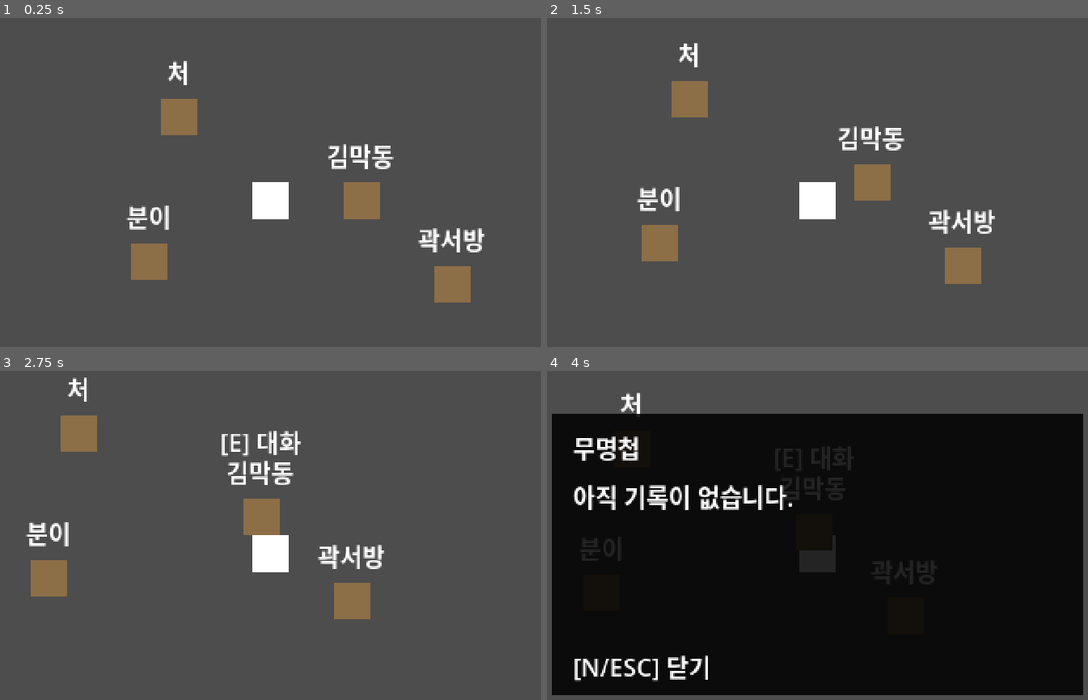
Above: before the commit, frames 1-4 (two rows, left to right).
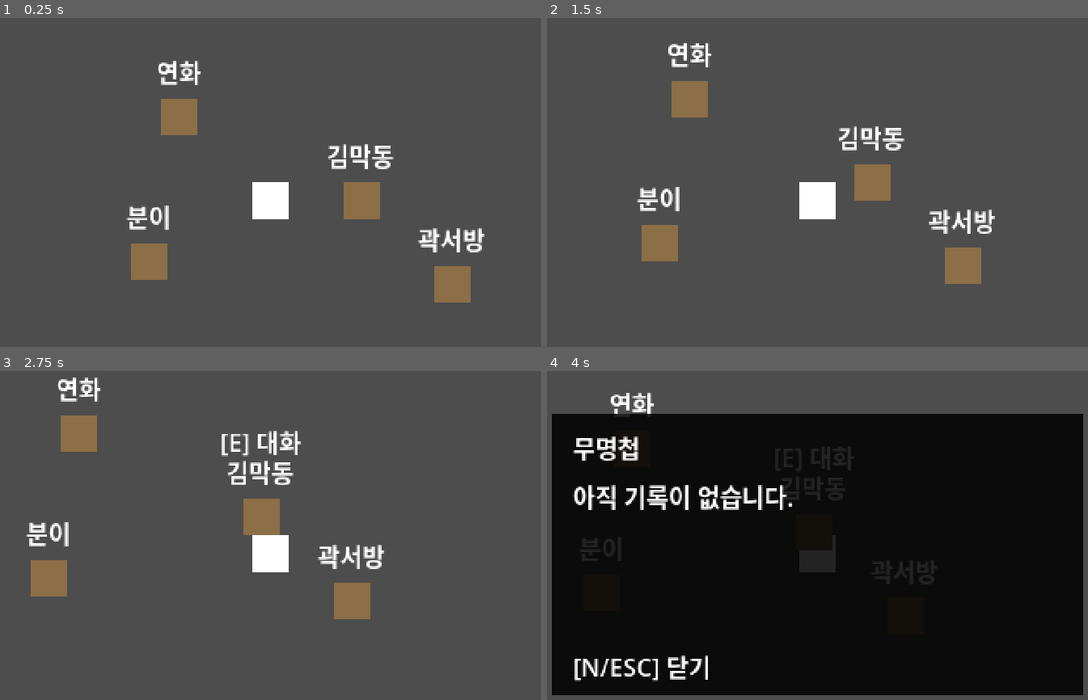
Above: after the commit, the same moments.

Repository: g23252a-svg/mumyeongrok
Game: Godot game, scene res://scenes/stages/test_room.tscn
The game is run twice, just before and just after one commit, with the same random seed, the same clock (stepped at 60 frames per second) and the same inputs.
Inputs:
- Up to frame 1 (0.25 s): no input
- Up to frame 2 (1.5 s): tap Enter at 0.5 s; hold D 0.53-1.28 s; tap J (attack) at 0.6 s; tap Space at 0.77 s; hold S from 1.28 s (still down); tap K (interact) at 1.35 s
- Up to frame 3 (2.75 s): tap Space at 1.52 s; release S at 2.03 s; hold D from 2.03 s (still down); hold E from 2.03 s (still down)
- Up to frame 4 (4 s): release D at 2.78 s; release E at 2.78 s; hold W 2.78-3.53 s; tap Enter at 2.85 s; tap Space at 3.02, 3.5, 3.77 s; hold A from 3.53 s (still down); tap N at 3.6 s

The runs differ from the first frame. In frame 1, 0.3% of the frame differs, in the area x 29-38%, y 13-21%; in frame 2, 0.3%, in the area x 22-31%, y 7-15%; in frame 3, 0.3%; in frame 4, 0.3%.

Commit message:
v0.1: improve village NPC dialogue and notebook text

Diff:
--- a/scenes/stages/test_room.tscn
+++ b/scenes/stages/test_room.tscn
@@ -46,28 +46,29 @@
 
 [node name="NPC_KimMakdong" parent="." instance=ExtResource("3_gphku")]
 position = Vector2(60, 0)
-dialogue_lines = Array[String](["오늘은 일찍 들어왔구먼.", "산 너머 바다가 좀 이상하다는 말이 있네.", "검은 점들이 떠 있다더군. 배인지 뭔지…"])
+description = "짚신을 삼던 이웃집 노인. 동래 길목의 소문을 누구보다 먼저 듣는다."
+dialogue_lines = Array[String](["동래 길이 영 뒤숭숭하네", "왜군 배가 바다를 메웠다더군", "밤 깊기 전, 집안부터 챙기게"])
 
 [node name="NPC_Booni" parent="." instance=ExtResource("3_gphku")]
 position = Vector2(-80, 40)
 npc_id = "booni"
 display_name = "분이"
-description = "우물가에서 물을 긷던 마을 처녀."
-dialogue_lines = Array[String](["아침부터 바닷가 쪽이 소란스럽다 하더라고요.", "아버지는 괜한 소문이라 하셨지만…", "저는 어쩐지 마음이 놓이지 않아요."])
+description = "우물가에서 물을 긷던 마을 처녀. 사람들의 말보다 손끝의 떨림을 먼저 보았다."
+dialogue_lines = Array[String](["우물가에 사람들이 몰렸어요", "말은 없는데 손끝이 떨렸어요", "무슨 일이 오는 걸까요?"])
 
 [node name="NPC_GwakSeobang" parent="." instance=ExtResource("3_gphku")]
 position = Vector2(120, 55)
 npc_id = "gwak_seobang"
 display_name = "곽서방"
-description = "마을 대장간을 지키던 장인."
-dialogue_lines = Array[String](["쇠가 이상하게 식질 않아.", "오늘은 불길이 영 말을 안 듣는군.", "혹시 길 떠날 일이 있으면 낡은 칼이라도 챙겨 가게."])
+description = "마을 대장간을 지키던 장인. 쇠 두드리는 소리로 세상의 낌새를 읽는다."
+dialogue_lines = Array[String](["오늘은 낫보다 칼을 찾더군", "농사꾼 손에 쇠붙이가 들렸소", "문단속 단단히 하시오"])
 
 [node name="NPC_Wife" parent="." instance=ExtResource("3_gphku")]
 position = Vector2(-60, -55)
 npc_id = "wife"
-display_name = "처"
-description = "집 앞에서 주인공을 기다리던 사람."
-dialogue_lines = Array[String](["오늘은 일찍 오셨네요.", "산에는 별일 없었습니까?", "아이가 아침부터 아버지를 기다렸습니다."])
+display_name = "연화"
+description = "집 앞에서 주인공을 기다리던 아내. 평온한 저녁이 무너지는 소리를 가장 먼저 들었다."
+dialogue_lines = Array[String](["당신, 밖이 왜 이리 소란해요?", "개 짖는 소리도 오늘은 달라요", "멀리 가지 말고 곁에 있어요"])
 
 [node name="DialogueBox" parent="." instance=ExtResource("5_0psg8")]
 
--- a/scripts/ui/dialogue_box.gd
+++ b/scripts/ui/dialogue_box.gd
@@ -14,7 +14,7 @@
 	panel.visible = false
 
 	panel.position = Vector2(18, 126)
-	panel.size = Vector2(390, 100)
+	panel.size = Vector2(390, 130)
 	panel.color = Color(0, 0, 0, 0.8)
 
 	name_label.position = Vector2(12, 6)
@@ -22,7 +22,7 @@
 	name_label.text = ""
 
 	text_label.position = Vector2(12, 32)
-	text_label.size = Vector2(360, 62)
+	text_label.size = Vector2(360, 90)
 	text_label.text = ""
 	text_label.autowrap_mode = TextServer.AUTOWRAP_WORD_SMART
 
